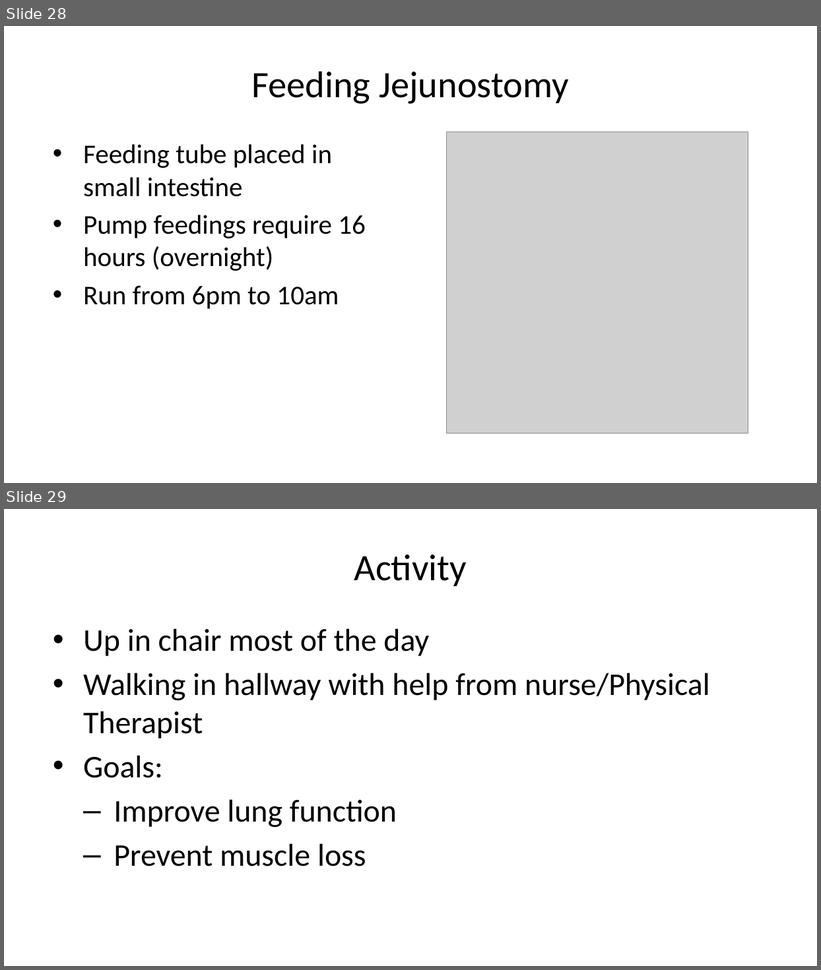
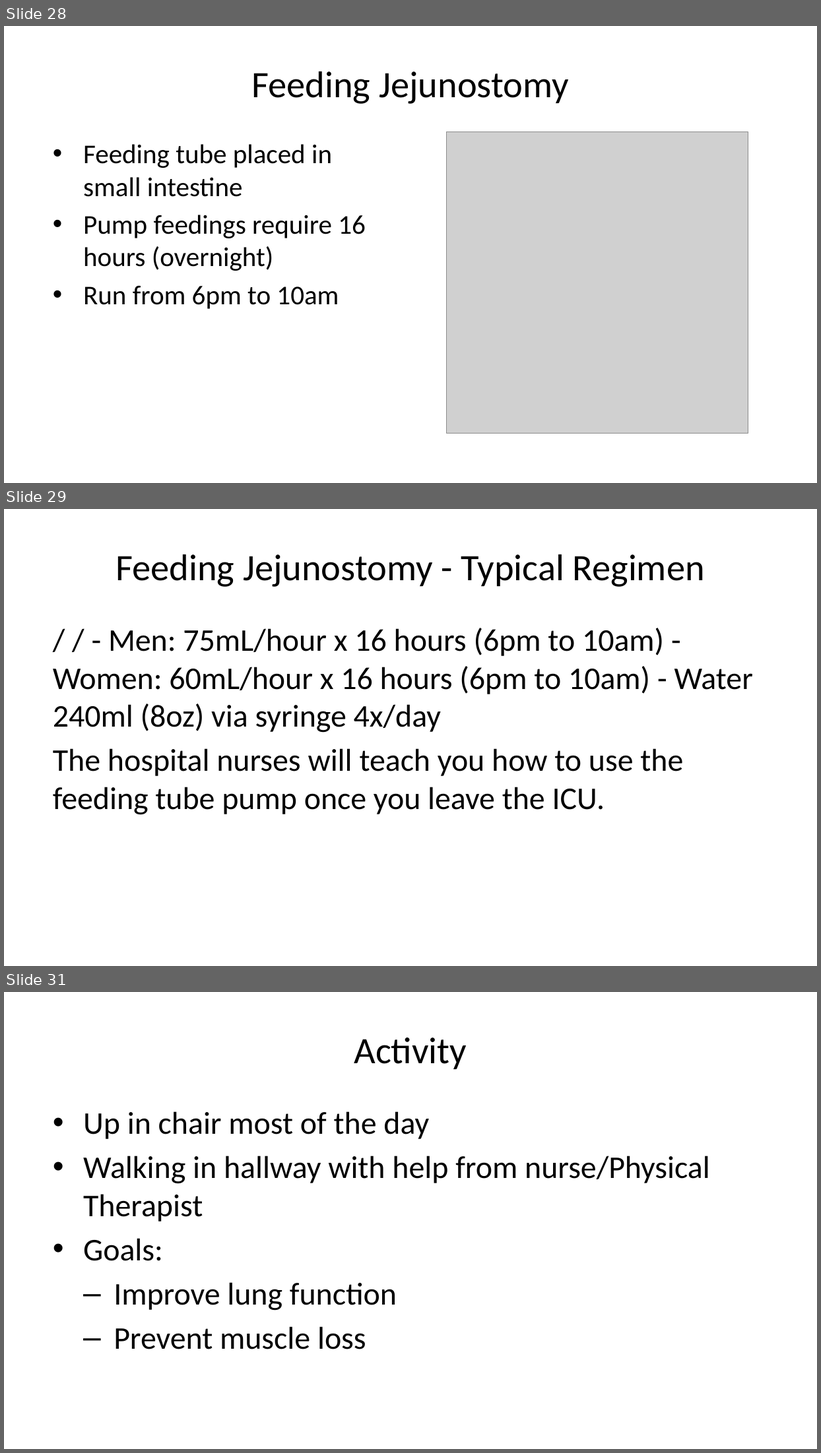
Before and after one commit to jcsalo/patient_education, a slide deck: lci_surgery.pptx. Shown one above the other, each under a label of ours: slides 28 and 29 before the commit, slides 28, 29 and 31 after it; the slides between them are not shown. The pictures are 821x970 and 821x1453 pixels, drawn with LibreOffice and Linux fonts; fonts in the diff are those of the drawing; grey boxes stand for pictures. Boxes give left, top, right and bottom in pixels: in the first picture for what was removed or moved away, otherwise in the second. Text is boxed around its words. In the diff, an @@ line names an element or a change of style, - is before the commit and + after.

```diff
--- a/lci_surgery.pptx
+++ b/lci_surgery.pptx
@@ slide 29 added at (4,509,817,966), background #FFFFFF @@
@@ title added at (116,554,705,587), 33 pt, text #000000 @@
+Feeding Jejunostomy - Typical Regimen
@@ text added at (53,628,753,815), 28 pt, text #000000 @@
+/ / - Men: 75mL/hour x 16 hours (6pm to 10am) - Women: 60mL/hour x 16 hours (6pm to 10am) - Water 240ml (8oz) via syringe 4x/day
+The hospital nurses will teach you how to use the feeding tube pump once you leave the ICU.
@@ what was slide 29 is now slide 31 @@
```
Also in this commit, not shown: 5 other slides added, 38 other files.
